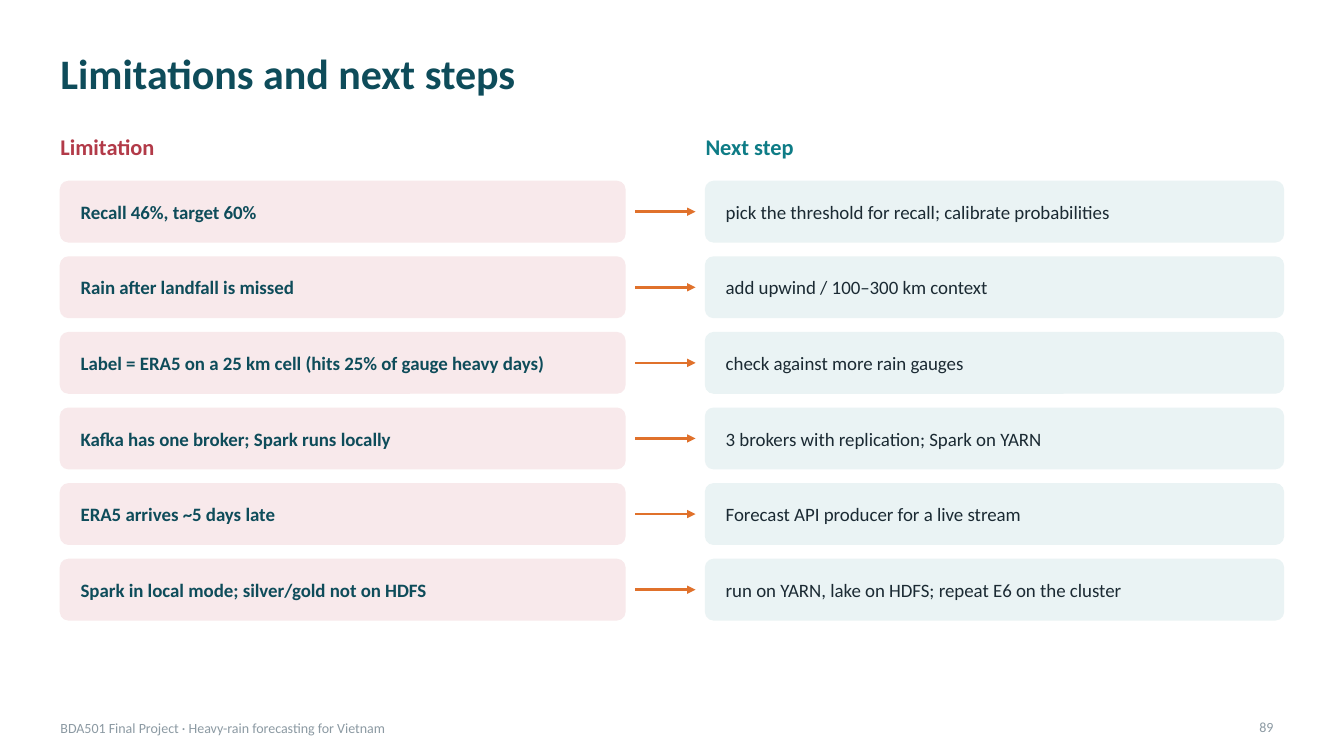
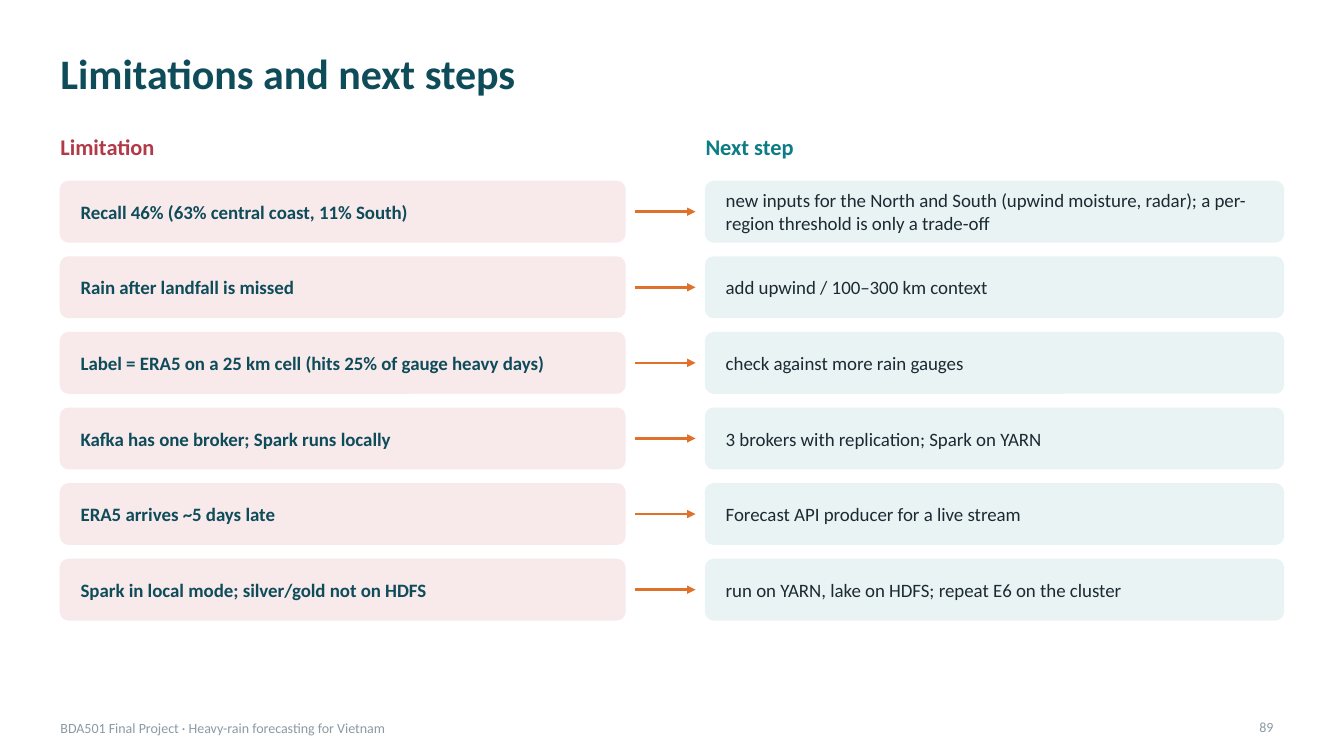
Before and after one commit to PhamLeTanThinh/BDA501_weather, a slide deck: slide 89 of deck/BDA501_Heavy_Rain_Forecast.pptx. Drawn at 1344x756 pixels with LibreOffice and Linux fonts; fonts in the diff are those of the drawing. Boxes give left, top, right and bottom in pixels: in the first picture for what was removed or moved away, otherwise in the second. Text is boxed around its words. In the diff, an @@ line names an element or a change of style, - is before the commit and + after.

```diff
--- a/deck/BDA501_Heavy_Rain_Forecast.pptx
+++ b/deck/BDA501_Heavy_Rain_Forecast.pptx
@@ text at <box>81,205,408,222</box>: text changed @@
-Recall 46%, target 60%
+Recall 46% (63% central coast, 11% South)
@@ text at <box>726,193,1246,234</box>: text changed @@
-pick the threshold for recall; calibrate probabilities
+new inputs for the North and South (upwind moisture, radar); a per-region threshold is only a trade-off
```
Also in this commit, not shown: 13 other slides changed, 38 other files.
